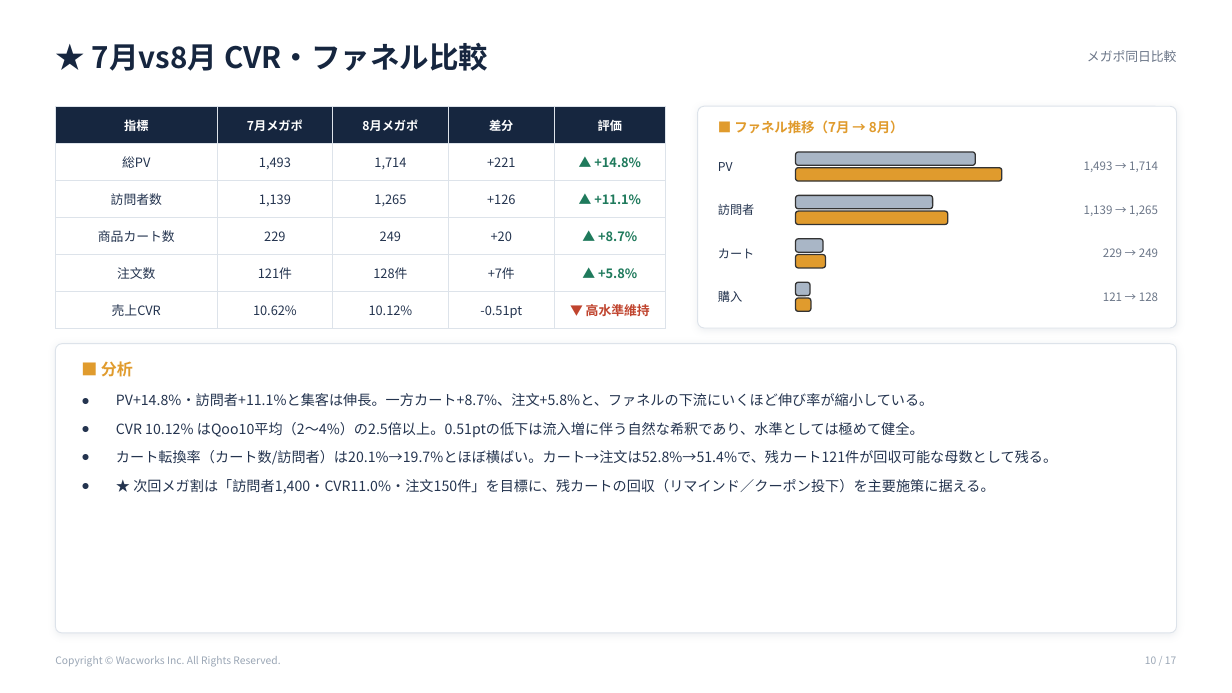
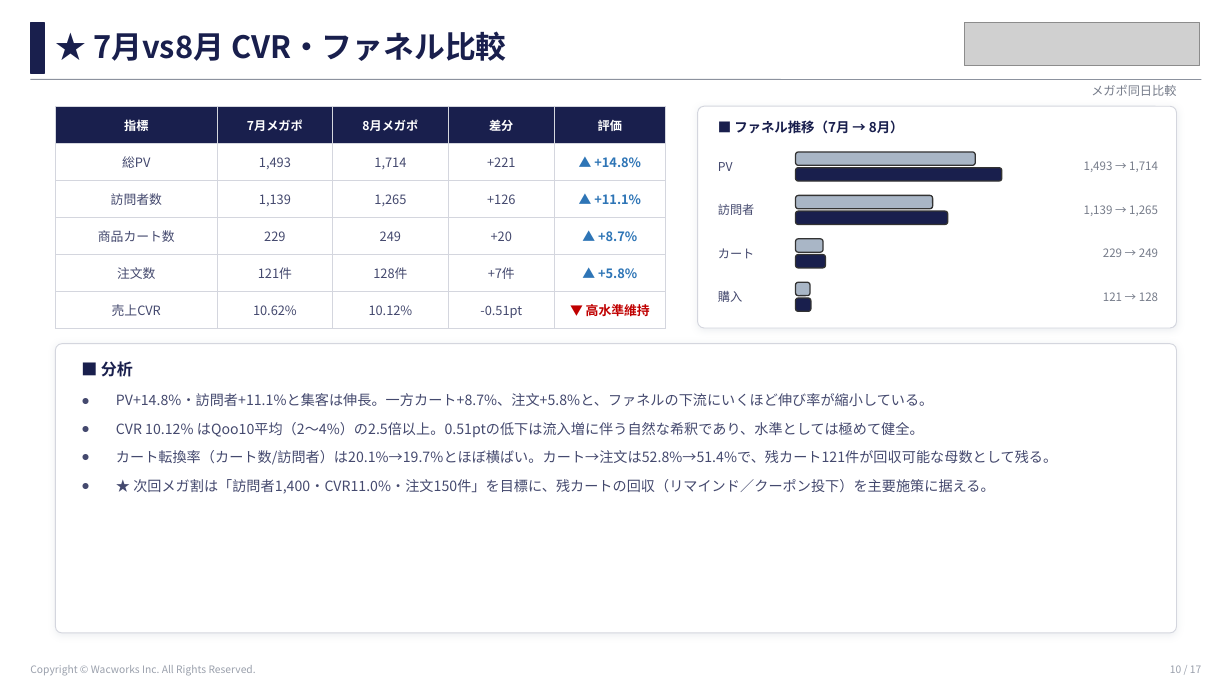
Before and after one commit to wacworks-web/home, a slide deck: slide 10 of reports/dr365_qoo10_202608/dr365_Qoo10_2026年8月メガポ_レポート.pptx. Drawn at 1232x693 pixels with LibreOffice and Linux fonts; fonts in the diff are those of the drawing; grey boxes stand for pictures. Boxes give left, top, right and bottom in pixels: in the first picture for what was removed or moved away, otherwise in the second. Text is boxed around its words. In the diff, an @@ line names an element or a change of style, - is before the commit and + after.

```diff
--- a/reports/dr365_qoo10_202608/dr365_Qoo10_2026年8月メガポ_レポート.pptx
+++ b/reports/dr365_qoo10_202608/dr365_Qoo10_2026年8月メガポ_レポート.pptx
@@ rectangle added at [30, 23, 44, 73], fill #191F4D, outline #191F4D 1 pt @@
@@ text "★ 7月vs8月 CVR・ファネル比較": place and size @@
-text "★ 7月vs8月 CVR・ファネル比較" at [92, 43, 488, 71]
+text "★ 7月vs8月 CVR・ファネル比較" at [93, 31, 507, 61]
@@ text "★ 7月vs8月 CVR・ファネル比較" at [93, 31, 507, 61]: size 23 to 24 pt, text colour #16263F to #191F4D @@
@@ picture added at [964, 22, 1200, 66] @@
@@ line added from (30, 79) to (1202, 79), #8C929E 0.75 pt @@
@@ text "メガポ同日比較": place and size @@
-text "メガポ同日比較" at [1087, 50, 1177, 62]
+text "メガポ同日比較" at [1091, 85, 1176, 96]
@@ text "メガポ同日比較" at [1091, 85, 1176, 96]: size 10 to 9.5 pt, text colour #6B7688 to #767C8A @@
@@ table at [55, 106, 665, 322] @@
@@ fill #16263F to #191F4D in row 1 @@
@@ text colour #24344F to #44496E in "総PV", "1,493", "1,714", "+221" and 16 more places @@
@@ text colour #1F7A5C to #2E75B6 in "▲ +14.8%", "▲ +11.1%", "▲ +8.7%", "▲ +5.8%" @@
@@ text colour #C0442E to #C00000 in "▼ 高水準維持" @@
@@ borders changed @@
@@ rounded rectangle at [698, 106, 1177, 328]: outline #DDE3EA 0.75 pt to #D4D6DE 0.75 pt @@
@@ text "■ ファネル推移（7月 → 8月）" at [734, 120, 904, 134]: text colour #E09B2D to #191F4D @@
@@ fill #E09B2D to #191F4D in 4 elements at [796, 167, 1002, 180], [796, 212, 948, 225], [796, 254, 825, 267], [796, 299, 811, 311] @@
@@ rounded rectangle at [55, 344, 1177, 633]: outline #DDE3EA 0.75 pt to #D4D6DE 0.75 pt @@
@@ text "■ 分析" at [101, 361, 133, 377]: text colour #E09B2D to #191F4D @@
@@ text colour #24344F to #44496E in 5 elements at [718, 162, 733, 171], [718, 204, 754, 215], [718, 248, 754, 259], [718, 291, 742, 302], [116, 393, 1057, 493] @@
@@ text "Copyright © Wacworks Inc. All ...": place and size @@
-text "Copyright © Wacworks Inc. All ..." at [55, 656, 280, 667]
+text "Copyright © Wacworks Inc. All ..." at [30, 665, 256, 676]
@@ text "Copyright © Wacworks Inc. All ..." at [30, 665, 256, 676]: text colour #9AA6B5 to #9AA0AC @@
@@ text "10 / 17" at [1170, 665, 1201, 673]: text colour #9AA6B5 to #9AA0AC @@
@@ text "10 / 17": place and size @@
-text "10 / 17" at [1145, 656, 1176, 664]
+text "10 / 17" at [1170, 665, 1201, 673]
```
Also in this commit, not shown: 16 other slides changed, 6 other files.
